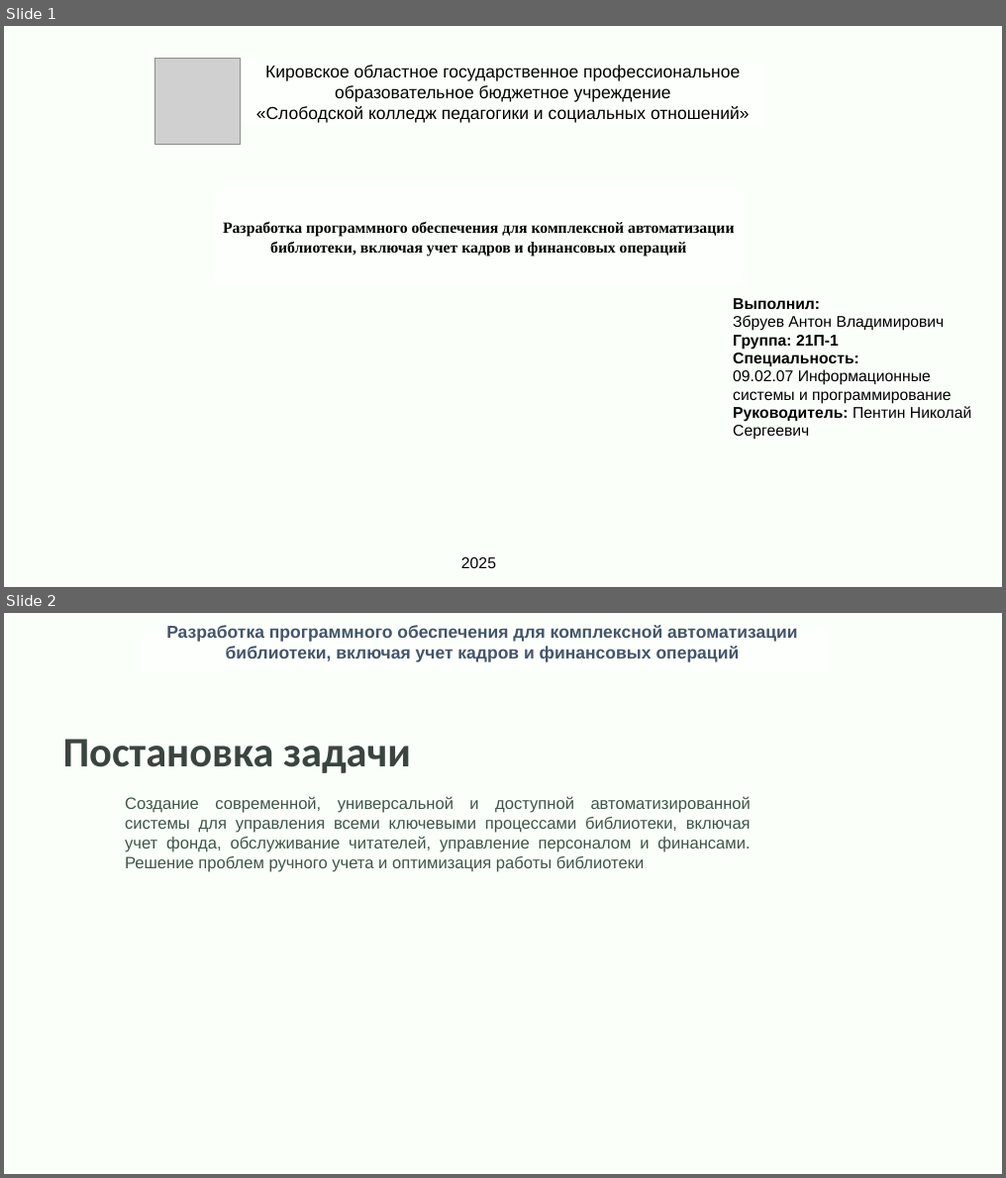
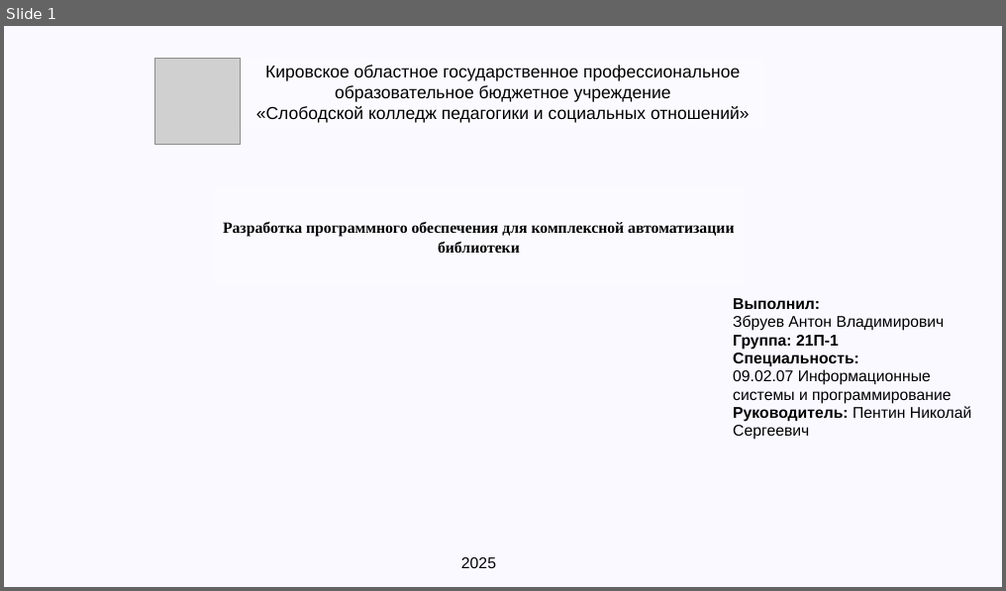
Before and after one commit to Smixdy/DiplomZbruev, a slide deck: Презентация дипломной работы.pptx. Shown one above the other, each under a label of ours: slides 1 and 2 before the commit, slide 1 after it. The pictures are 1006x1178 and 1006x591 pixels, drawn with LibreOffice and Linux fonts; fonts in the diff are those of the drawing; grey boxes stand for pictures; background and template pictures are left out. Boxes give left, top, right and bottom in pixels: in the first picture for what was removed or moved away, otherwise in the second. Text is boxed around its words. In the diff, an @@ line names an element or a change of style, - is before the commit and + after.

```diff
--- a/Презентация дипломной работы.pptx
+++ b/Презентация дипломной работы.pptx
@@ slide 2 removed at (x1=4, y1=613, x2=1002, y2=1174), background #FFFFFF; not listed: 1 template element that a slide beside it also shows @@
@@ text removed at (x1=166, y1=625, x2=798, y2=663) @@
-Разработка программного обеспечения для комплексной автоматизации библиотеки, включая учет кадров и финансовых операций
@@ text removed at (x1=63, y1=739, x2=411, y2=773) @@
-Постановка задачи
@@ text removed at (x1=125, y1=796, x2=750, y2=872) @@
-Создание современной, универсальной и доступной автоматизированной системы для управления всеми ключевыми процессами библиотеки, включая учет фонда, обслуживание читателей, управление персоналом и финансами. Решение проблем ручного учета и оптимизация работы библиотеки.
@@ rectangle removed at (x1=826, y1=1096, x2=1002, y2=1174) @@
@@ slide 1 changed as well @@
@@ background #FFFFFF to #000000 @@
@@ rectangle at (x1=4, y1=26, x2=1002, y2=587): fill #FAFFFA to #F9F9FF @@
@@ text at (x1=223, y1=222, x2=734, y2=253): text changed @@
-Разработка программного обеспечения для комплексной автоматизации библиотеки, включая учет кадров и финансовых операций
+Разработка программного обеспечения для комплексной автоматизации библиотеки
```
Also in this commit, not shown: 3 other slides changed, 13 slides added, 5 other slides removed.
